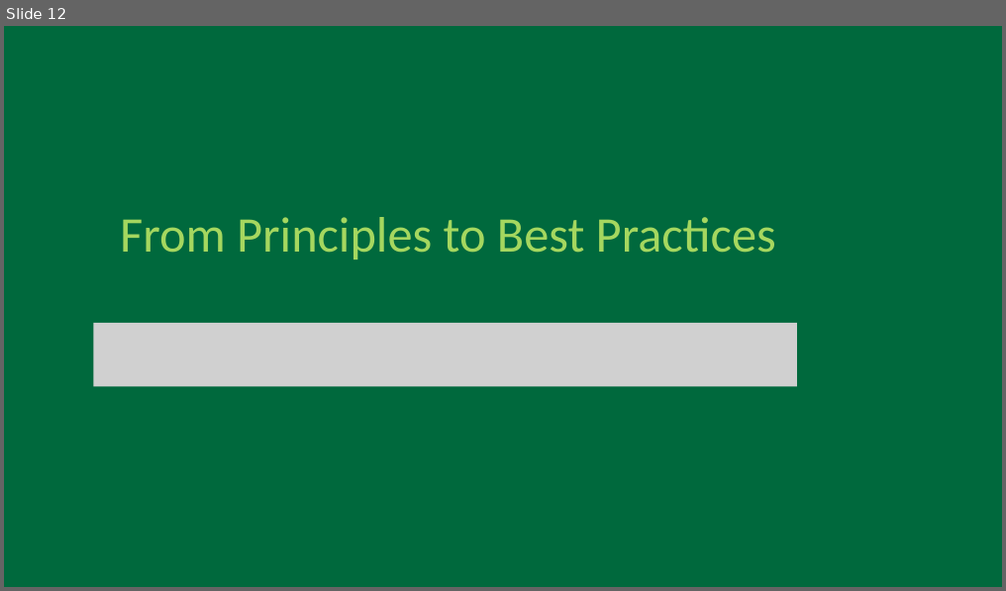
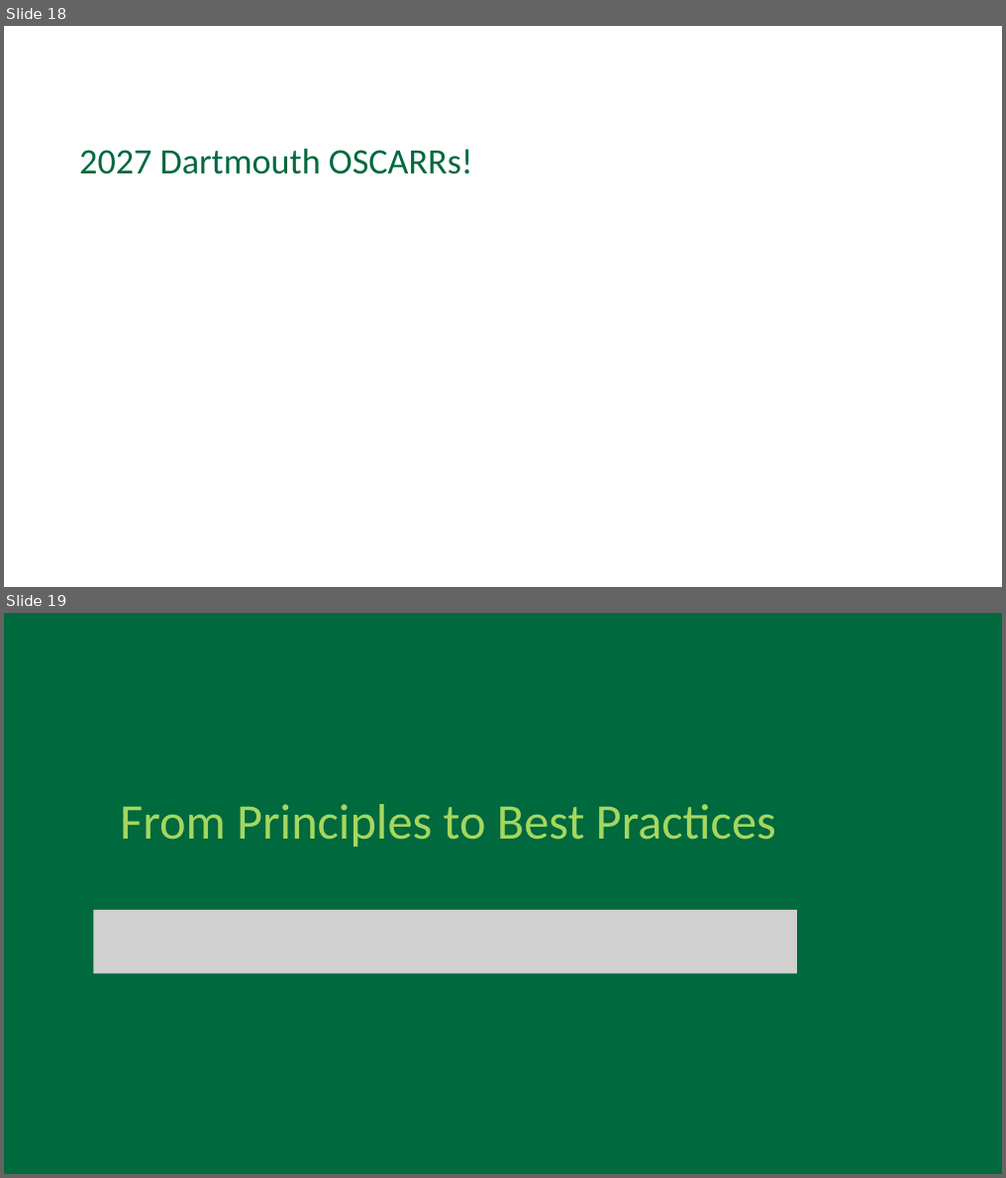
Before and after one commit to Dartmouth-Libraries/r_research-fundamentals_ws, a slide deck: slides/04a_Computation-Research_Best-Practices.pptx. Shown one above the other, each under a label of ours: slide 12 before the commit, slides 18 and 19 after it. The pictures are 1006x591 and 1006x1178 pixels, drawn with LibreOffice and Linux fonts; fonts in the diff are those of the drawing; grey boxes stand for pictures; background and template pictures are left out. Boxes give left, top, right and bottom in pixels: in the first picture for what was removed or moved away, otherwise in the second. Text is boxed around its words. In the diff, an @@ line names an element or a change of style, - is before the commit and + after.

```diff
--- a/slides/04a_Computation-Research_Best-Practices.pptx
+++ b/slides/04a_Computation-Research_Best-Practices.pptx
@@ slide 18 added at (4, 26, 1002, 587), background #FFFFFF @@
@@ text added at (79, 149, 473, 174), 34.5 pt, text #00693D @@
+2027 Dartmouth OSCARRs!
@@ what was slide 12 is now slide 19 @@
```
Also in this commit, not shown: 1 slide changed, 6 other slides added, 1 other file.
